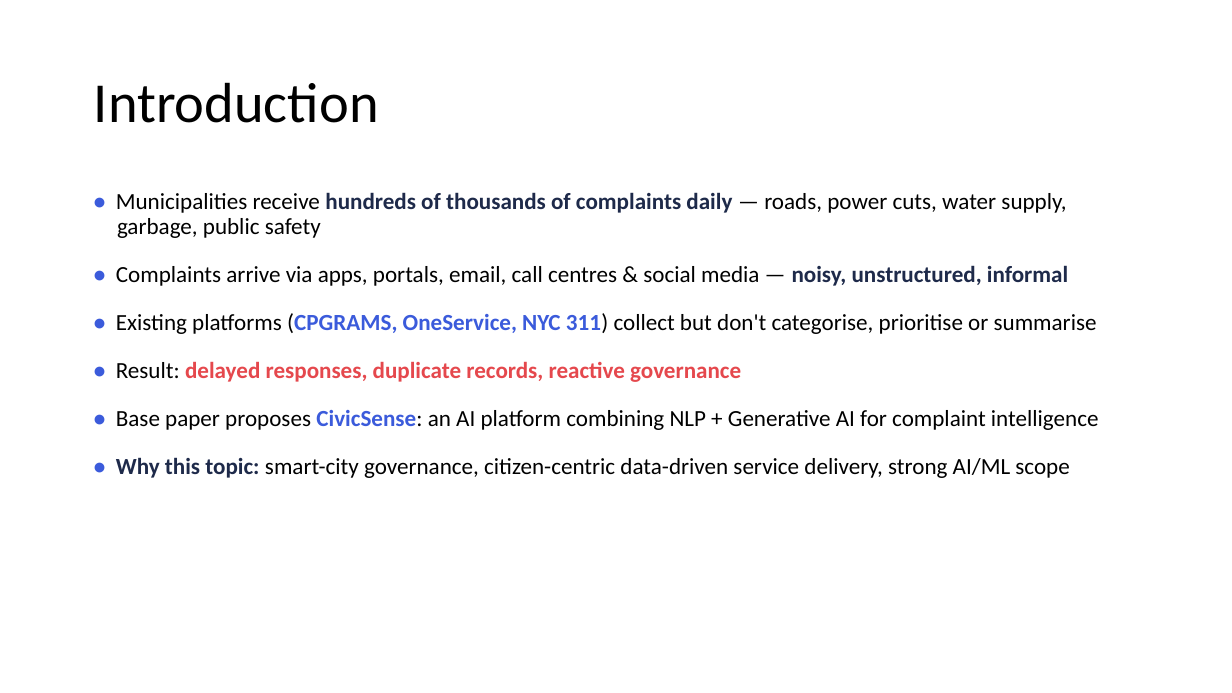
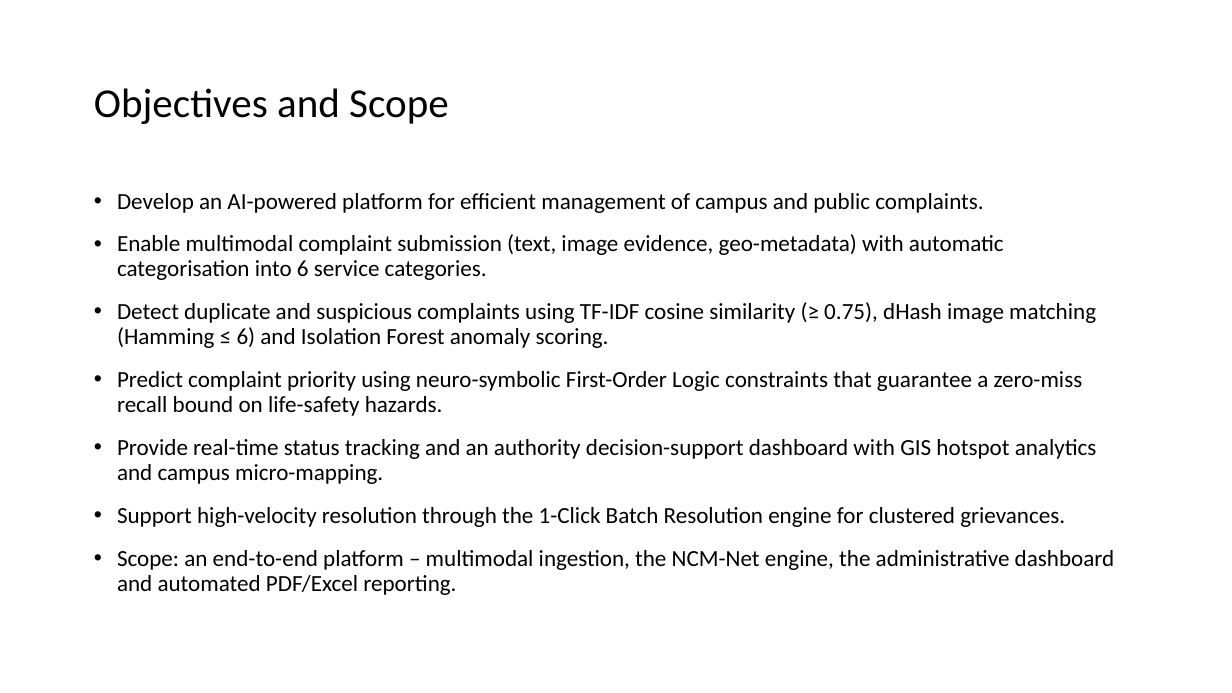
Before and after one commit to Mudit021/CivicSense-AI-Based-Citizen-Complaint-Analyzer, a slide deck: slide 5 of Project_Presentation.pptx (slide 3 before the commit). Drawn at 1232x693 pixels with LibreOffice and Linux fonts; fonts in the diff are those of the drawing. Boxes give left, top, right and bottom in pixels: in the first picture for what was removed or moved away, otherwise in the second. Text is boxed around its words. In the diff, an @@ line names an element or a change of style, - is before the commit and + after.

```diff
--- a/Project_Presentation.pptx
+++ b/Project_Presentation.pptx
@@ title at (94,88,449,124): text changed; size 44 to 32 pt @@
-Introduction
+Objectives and Scope
@@ text at (117,193,1115,595): text changed @@
-• Municipalities receive hundreds of thousands of complaints daily — roads, power cuts, water supply, garbage, public safety
-• Complaints arrive via apps, portals, email, call centres & social media — noisy, unstructured, informal
-• Existing platforms (CPGRAMS, OneService, NYC 311) collect but don't categorise, prioritise or summarise
-• Result: delayed responses, duplicate records, reactive governance
-• Base paper proposes CivicSense: an AI platform combining NLP + Generative AI for complaint intelligence
-• Why this topic: smart-city governance, citizen-centric data-driven service delivery, strong AI/ML scope
+• Develop an AI-powered platform for efficient management of campus and public complaints.
+• Enable multimodal complaint submission (text, image evidence, geo-metadata) with automatic categorisation into 6 service categories.
+• Detect duplicate and suspicious complaints using TF-IDF cosine similarity (≥ 0.75), dHash image matching (Hamming ≤ 6) and Isolation Forest anomaly scoring.
+• Predict complaint priority using neuro-symbolic First-Order Logic constraints that guarantee a zero-miss recall bound on life-safety hazards.
+• Provide real-time status tracking and an authority decision-support dashboard with GIS hotspot analytics and campus micro-mapping.
+• Support high-velocity resolution through the 1-Click Batch Resolution engine for clustered grievances.
+• Scope: an end-to-end platform – multimodal ingestion, the NCM-Net engine, the administrative dashboard and automated PDF/Excel reporting.
```
Also in this commit, not shown: 7 other slides changed, 5 slides added, 4 slides removed, 28 other files.
